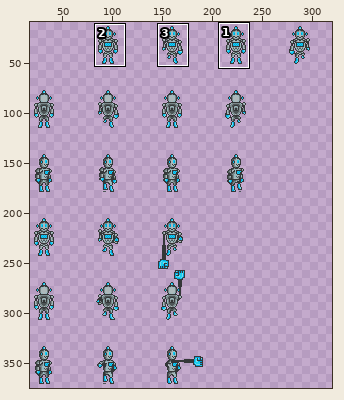
Sprite sheet: images/player/spritesheet_player.png. The picture above shows the old version from afar; the outline marks the close-up.
Close-up. Before the edit:
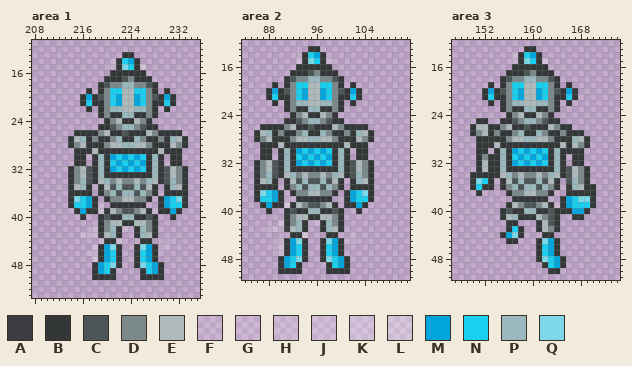
The file is 320x384 pixels. Pixels under 10% opacity are left out. Colours within 5 levels of each other are drawn and written as one. Shown: area 1: x 208..235, y 11..53; area 2: x 84..111, y 12..51; area 3: x 147..174, y 12..51. The wide view leaves out empty margins. The commit also changed other parts of the picture, which this record leaves out.
Palette (. is transparent): A #343738f2  B #343738  C #4d5657  D #7c898b  E #adb9bb  F #ffffff1d  G #ffffff25  H #ffffff2f  J #ffffff39  K #ffffff45  L #ffffff51  M #00a6dd  N #1ad0f1  P #98b8bd  Q #7ad8e9
Pixels before, area 1, first column x 214:
13 .........BB.........
14 .......GBNMB........
15 .......JBQNBK.......
16 .......BBBBBB.......
17 ......BBBCDBBB......
18 .....BCDDPPDDCB.....
19 ...B.BDNNEENNDB.B...
20 ..BMBCDNMEEMNDCBMB..
21 ..BNBBDNMEEMNDBBNB..
22 ...B.BDPPEEPPDB.B...
23 .....BDBBPPBBDB.....
24 ......BDEBBEDB......
25 .....BBCDPPDCBB.....
26 .BBBBDEBBCBBBEDBBBB.
27 BEPBDBBDPBBPDBBDBPEB
28 BDEBBBDEEPPEEDBBBEDB
29 .BBBEBBBBBBBBBBEBBB.
30 .BB.BPBMNMNMNBPB.BB.
31 .BB.BPBNMNMNMBPB.BB.
32 BDECBPBMNMNMNBPBCEDB
33 BDECBPBBBBBBBBPBCEDB
34 BDPCBEPDEDDEDPEBCPDB
35 BEPB.BECPCCPCEB.BPEB
36 BBBB.BDPCPPCPDB.BBBB
37 BQNMB.BDDEEDDB.BMNQB
38 BNNMBF.BBBBBB..BMNNB
39 .BMBBLBEDCCDEBFBBMB.
40 ..B..BCBBPPBBCB..B..
41 .....BDEEBBEEDB.....
42 ....KBDPBFGBPDB.....
43 ..HHGAEPB..BPEB.....
44 .....GBBL...BB..F...
45 ....JBMQB..BQMBFG...
46 ...FJBMNB..BNMB.....
47 ....KBMNB..BNMB.....
48 ....BMNQB..BQNMB....
49 ....BMNB....BNMB....
50 ....BBBB....BBBB....
Pixels before, area 2, first column x 86:
13 .........BB.........
14 .......GBNMB........
15 .......JBQNBK.......
16 .......BBBBBB.......
17 ......BBBCDBBB......
18 .....BCDDPPDDCB.....
19 ...B.BDNNEENNDB.B...
20 ..BMBCDNMEEMNDCBMB..
21 ..BNBBDNMEEMNDBBNB..
22 ...B.BDPPEEPPDB.B...
23 .....BDBBPPBBDB.....
24 ......BDEBBEDB......
25 .....BBCDPPDCBB.....
26 .BBBBDEBBCBBBEDBBBB.
27 BEPBDBBDPBBPDBBDBPEB
28 BDEBBBDEEPPEEDBBBEDB
29 .BBBEBBBBBBBBBBEBBB.
30 .BB.BPBMNMNMNBPB.BB.
31 .BB.BPBNMNMNMBPB.BB.
32 BDECBPBMNMNMNBPBCEDB
33 BDECBPBBBBBBBBPBCEDB
34 BDPCBEPDEDDEDPEBCPDB
35 BEPB.BECPCCPCEB.BPEB
36 BBBB.BDPCPPCPDB.BBBB
37 BQNMB.BDDEEDDB.BMNQB
38 BNNMBF.BBBBBB..BMNNB
39 .BMBBLBEDCCDEBFBBMB.
40 ..B..BCBBPPBBCB..B..
41 .....BDEEBBEEDB.....
42 ....KBDPBFGBPDB.....
43 ..HHGAEPB..BPEB.....
44 .....GBBL...BB..F...
45 ....JBMQB..BQMBFG...
46 ...FJBMNB..BNMB.....
47 ....KBMNB..BNMB.....
48 ....BMNQB..BQNMB....
49 ....BMNB....BNMB....
50 ....BBBB....BBBB....
Pixels before, area 3, first column x 150:
13 .........BB..........
14 .......GBNMB.........
15 .......JBQNBK........
16 .......BBBBBB........
17 ......BBBCDBBB.......
18 .....BCDDPPDDCB......
19 ...B.BDNNEENNDB.B....
20 ..BMBCDNMEEMNDCBMB...
21 ..BNBBDNMEEMNDBBNB...
22 ...B.BDPPEEPPDB.B....
23 .....BDBBPPBBDB......
24 ......BDEBBEDB.......
25 .BB..BBCDPPDCBB......
26 BEEBBDEBBCBBBEDBB....
27 BDEBDBBDPBBPDBBDBBB..
28 .BBBBBDEEPPEEDBBBPEB.
29 .BBBEBBBBBBBBBBEBEDB.
30 .BB.BPBMNMNMNBPBBBB..
31 .BDBBPBNMNMNMBPB.BB..
32 .BEBBPBMNMNMNBPB.BB..
33 .BEBBPBBBBBBBBPBCEDB.
34 BBBBBEPDEDDEDPEBCEDB.
35 BQNB.BECPCCPCEB.CPDB.
36 BNBB.BDPCPPCPDB.BPEBB
37 .B....BDDEEDDB..BBBBB
38 .......BBBBBB..BMNQQB
39 ......BEDCCDEBFBMNNNB
40 .....BCBBPPBBCBBBMMB.
41 .....BEPBBBEDCB..BB..
42 ......BB...BECB......
43 ..F...BNB..BEDB......
44 .....BMQB...BB.......
45 ......BB...BQMB......
46 ...........BNMB......
47 ...........BNMB......
48 ...........BQNMB.....
49 ............BNMB.....
50 .............BB......
And afterwards:
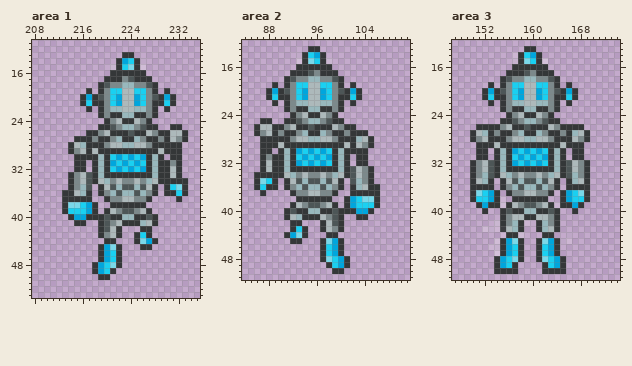
Diff:
Area 1:
y 14: x 221 G -> .; x 223..224 NM -> MN; x 226 . -> G
y 15: x 221 J -> K; x 223..224 QN -> NQ; x 226 K -> J
y 17: x 223..224 CD -> DC
y 25: x 231..232 .. -> BB
y 26: x 215..216 BB -> ..; x 223..224 CB -> BC; x 231..233 BB. -> EEB
y 27: x 214..216 BEP -> .BB; x 231..232 PE -> ED
y 28: x 215..216 DE -> EP; x 231..233 EDB -> BB.
y 29: x 214..216 .BB -> BDE
y 30: x 217 . -> B; x 221..226 MNMNMN -> NMNMNM
y 31: x 221..226 NMNMNM -> MNMNMN; x 230..231 .B -> BD
y 32: x 214..217 BDEC -> .BB.; x 221..226 MNMNMN -> NMNMNM; x 230 C -> B; x 232..233 DB -> B.
y 33: x 230 C -> B; x 232..233 DB -> B.
y 34: x 216 P -> E; x 230..232 CPD -> BBB
y 35: x 215 E -> D; x 217 B -> C; x 231..232 PE -> NQ
y 36: x 213 . -> B; x 215..216 BB -> EP; x 232 B -> N
y 37: x 213 . -> B; x 215..218 QNMB -> BBB.; x 229..233 BMNQB -> ...B.
y 38: x 213..215 .BN -> BQQ; x 219 F -> .; x 229..233 BMNNB -> .....
y 39: x 213..217 ..BMB -> BNNNM; x 219 L -> F; x 228..232 FBBMB -> .....
y 40: x 214..218 ..B.. -> BMMBB; x 231 B -> .
y 41: x 215..216 .. -> BB; x 220..221 DE -> CD; x 225..227 EED -> BPE
y 42: x 218 K -> .; x 220..221 DP -> CE; x 223..228 FGBPDB -> ...BB.
y 43: x 216..221 HHGAEP -> ...BDE; x 226..228 PEB -> NB.; x 231 . -> F
y 44: x 219 G -> .; x 222 L -> .; x 225..228 .BB. -> BQMB; x 230 F -> .
y 45: x 218 J -> .; x 225..230 BQMBFG -> .BB...
y 46: x 217..218 FJ -> ..; x 225..228 BNMB -> ....
y 47: x 218 K -> .; x 225..228 BNMB -> ....
y 48: x 225..229 BQNMB -> .....
y 49: x 226..229 BNMB -> ....
y 50: x 218 B -> .; x 221 B -> .; x 226..229 BBBB -> ....
Area 2:
y 25: x 87..88 .. -> BB
y 26: x 86..88 .BB -> BEE; x 103..104 BB -> ..
y 27: x 87..88 EP -> DE; x 103..105 PEB -> BB.
y 28: x 86..88 BDE -> .BB; x 103..104 ED -> PE
y 29: x 103..105 BB. -> EDB
y 30: x 102 . -> B
y 31: x 88..89 B. -> DB
y 32: x 86..87 BD -> .B; x 89 C -> B; x 102..105 CEDB -> .BB.
y 33: x 86..87 BD -> .B; x 89 C -> B
y 34: x 87..89 DPC -> BBB; x 103 P -> E
y 35: x 87..88 EP -> QN; x 102 B -> C; x 104 E -> D
y 36: x 87 B -> N; x 103..104 BB -> PE; x 106 . -> B
y 37: x 86..90 BQNMB -> .B...; x 101..104 BMNQ -> .BBB; x 106 . -> B
y 38: x 86..91 BNNMBF -> ......; x 104..106 NB. -> QQB
y 39: x 87..91 BMBBL -> .....; x 102..106 BMB.. -> MNNNB
y 40: x 88 B -> .; x 101..105 ..B.. -> BBMMB
y 41: x 92..94 DEE -> EPB; x 98..99 ED -> DC; x 103..104 .. -> BB
y 42: x 90..96 KBDPBFG -> ..BB...; x 98..99 PD -> EC
y 43: x 88..93 HHGAEP -> F...BN; x 98..99 PE -> ED
y 44: x 91..94 GBBL -> BMQB; x 102 F -> .
y 45: x 90..94 JBMQB -> ..BB.; x 101..102 FG -> ..
y 46: x 89..94 FJBMNB -> ......
y 47: x 90..94 KBMNB -> .....
y 48: x 90..94 BMNQB -> .....
y 49: x 90..93 BMNB -> ....
y 50: x 90..93 BBBB -> ....; x 98 B -> .; x 101 B -> .
Area 3:
y 25: x 151..152 BB -> ..
y 26: x 150..152 BEE -> .BB; x 167..168 .. -> BB
y 27: x 151..152 DE -> EP; x 167..169 BB. -> PEB
y 28: x 150..152 .BB -> BDE; x 167..168 PE -> ED
y 29: x 167..169 EDB -> BB.
y 30: x 166 B -> .
y 31: x 152..153 DB -> B.
y 32: x 150..151 .B -> BD; x 153 B -> C; x 166..169 .BB. -> CEDB
y 33: x 150..151 .B -> BD; x 153 B -> C
y 34: x 151..153 BBB -> DPC; x 167 E -> P
y 35: x 151..152 QN -> EP; x 166 C -> B; x 168 D -> E
y 36: x 151 N -> B; x 167..168 PE -> BB; x 170 B -> .
y 37: x 150..154 .B... -> BQNMB; x 165..168 .BBB -> BMNQ; x 170 B -> .
y 38: x 150..155 ...... -> BNNMBF; x 168..170 QQB -> NB.
y 39: x 151..155 ..... -> BMBBL; x 166..170 MNNNB -> BMB..
y 40: x 152 . -> B; x 165..169 BBMMB -> ..B..
y 41: x 156..158 EPB -> DEE; x 162..163 DC -> ED; x 167..168 BB -> ..
y 42: x 154..160 ..BB... -> KBDPBFG; x 162..163 EC -> PD
y 43: x 152..157 F...BN -> HHGAEP; x 162..163 ED -> PE
y 44: x 155..158 BMQB -> GBBL; x 166 . -> F
y 45: x 154..158 ..BB. -> JBMQB; x 165..166 .. -> FG
y 46: x 153..158 ...... -> FJBMNB
y 47: x 154..158 ..... -> KBMNB
y 48: x 154..158 ..... -> BMNQB
y 49: x 154..157 .... -> BMNB
y 50: x 154..157 .... -> BBBB; x 162 . -> B; x 165 . -> B
